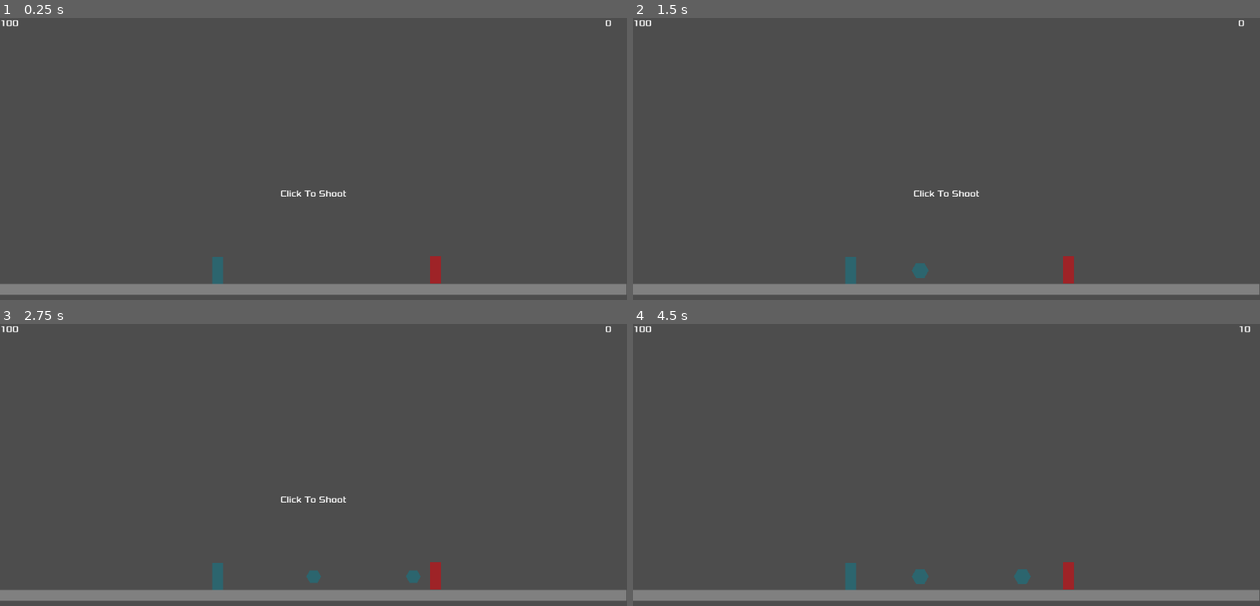
Above: before the commit, frames 1-4 (two rows, left to right).
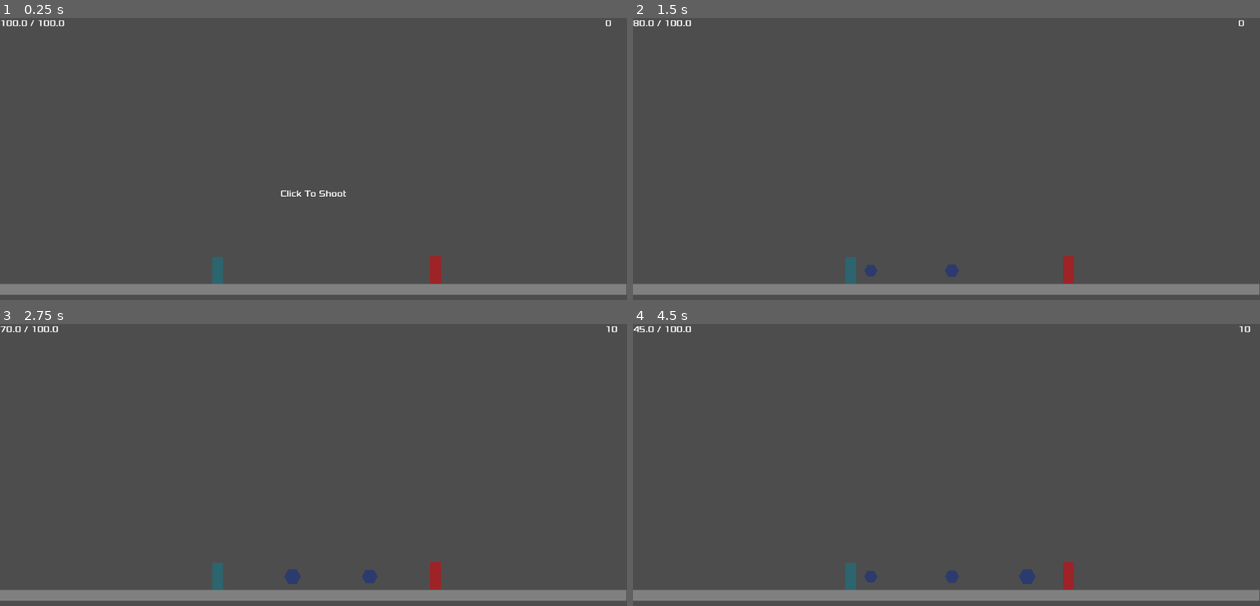
Above: after the commit, the same moments.

Repository: EonViljoen/MerlinEngine
Game: Godot game, scene res://main.tscn
Two runs of this game, one before a commit and one after it. Both use one fixed random seed, a clock stepped at 60 frames per second and the inputs below.
Inputs (mouse positions are in pixels of both pictures, inside the frame that each line leads up to):
- Up to frame 1 (0.25 s): no input
- Up to frame 2 (1.5 s): tap Enter at 0.5, 1.25 s; move the mouse to (1084, 175) at 0.52 s; click (1084, 175) at 0.6 s; move the mouse to (821, 212) at 1.27 s; click (821, 212) at 1.35 s
- Up to frame 3 (2.75 s): tap Enter at 2 s; move the mouse to (376, 422) at 2.02 s; click (376, 422) at 2.1 s
- Up to frame 4 (4.5 s): tap Enter at 2.75 s; move the mouse to (915, 569) at 2.77 s; click (915, 569) at 2.85 s; move the mouse to (1134, 552) at 3.52 s; click (1134, 552) at 3.6 s; move the mouse to (758, 448) at 4.27 s; click (758, 448) at 4.35 s

The runs differ from the first frame. In frame 1, less than 0.1% of the frame differs, in the area x 3-11%, y 0-4%; in frame 2, 0.5%; in frame 3, 0.6%, in the area x 0-99%, y 0-93%; in frame 4, 0.5%.

Commit message:
Added HUD and Projectile controls

Diff:
--- a/character.tscn
+++ b/character.tscn
@@ -23,7 +23,8 @@
 shape = SubResource("RectangleShape2D_p54rp")
 debug_color = Color(0.741176, 0.32549, 0.207843, 0.160784)
 
-[node name="Timer" type="Timer" parent="."]
+[node name="RegenTimer" type="Timer" parent="."]
+wait_time = 3.0
 autostart = true
 
-[connection signal="timeout" from="Timer" to="." method="_on_timer_timeout"]
+[connection signal="timeout" from="RegenTimer" to="." method="_on_timer_timeout"]
--- a/hud.tscn
+++ b/hud.tscn
@@ -41,10 +41,8 @@
 size_flags_horizontal = 0
 theme_override_fonts/font = ExtResource("1_37p78")
 theme_override_font_sizes/font_size = 16
-text = "100"
 
 [node name="MessageTimer" type="Timer" parent="."]
-wait_time = 3.0
 one_shot = true
 autostart = true
 
--- a/main.tscn
+++ b/main.tscn
@@ -10,7 +10,7 @@
 [sub_resource type="RectangleShape2D" id="RectangleShape2D_e1sso"]
 size = Vector2(1152, 20)
 
-[node name="Main" type="Node2D"]
+[node name="Battle" type="Node2D"]
 
 [node name="StaticBody2D" type="StaticBody2D" parent="."]
 
@@ -28,6 +28,10 @@
 [node name="Player" parent="." instance=ExtResource("1_145mt")]
 modulate = Color(0, 0.52549, 0.615686, 0.419608)
 position = Vector2(400, 464)
+roundingStep = 0.01
+currentManaAmount = 100.0
+maxManaAmount = 100.0
+manaRegenRate = 0.05
 
 [node name="Enemy" parent="." groups=["Targets"] instance=ExtResource("1_145mt")]
 modulate = Color(0.882353, 0, 0.027451, 0.545098)
@@ -37,4 +41,7 @@
 
 [node name="HUD" parent="." instance=ExtResource("3_h2yge")]
 
+[connection signal="input_event" from="Player" to="Player" method="_on_input_event"]
+[connection signal="setManaHUD" from="Player" to="HUD" method="_on_player_set_mana_hud"]
+[connection signal="setMessageHUD" from="Player" to="HUD" method="_on_player_set_message_hud"]
 [connection signal="enemyDamage" from="Enemy" to="HUD" method="_on_enemy_enemy_damage"]
--- a/project.godot
+++ b/project.godot
@@ -14,3 +14,11 @@
 run/main_scene="res://main.tscn"
 config/features=PackedStringArray("4.4", "Forward Plus")
 config/icon="res://icon.svg"
+
+[input]
+
+LeftMouseClick={
+"deadzone": 0.2,
+"events": [Object(InputEventMouseButton,"resource_local_to_scene":false,"resource_name":"","device":-1,"window_id":0,"alt_pressed":false,"shift_pressed":false,"ctrl_pressed":false,"meta_pressed":false,"button_mask":0,"position":Vector2(0, 0),"global_position":Vector2(0, 0),"factor":1.0,"button_index":1,"canceled":false,"pressed":false,"double_click":false,"script":null)
+]
+}
--- a/projectile.tscn
+++ b/projectile.tscn
@@ -24,6 +24,7 @@
 segments = 6
 
 [node name="Polygon2D" type="Polygon2D" parent="RigidBody2D"]
+color = Color(0.688392, 0.268126, 1, 1)
 script = ExtResource("3_dgwo2")
 projectileScaleFactor = 1.3
 
@@ -32,5 +33,6 @@
 [node name="CollisionShape2D" type="CollisionShape2D" parent="RigidBody2D/Area2D"]
 position = Vector2(0, -2.84217e-14)
 shape = SubResource("CircleShape2D_xuxxp")
+debug_color = Color(0.512864, 0.42195, 1, 0.42)
 
 [connection signal="body_entered" from="RigidBody2D" to="." method="_on_rigid_body_2d_body_entered"]
--- a/scripts/hud.gd
+++ b/scripts/hud.gd
@@ -1,16 +1,26 @@
 extends CanvasLayer
 
-func _ready() -> void:
-	$MessageLabel.connect("enemyDamage", _on_enemy_enemy_damage)
-
-func show_message(text):
-	$MessageLabel.text = text
+func show_message(message):
+	$MessageLabel.text = message
 	$MessageLabel.show()
 	$MessageTimer.start()
+
+#func set_mana(currentManaAmount, maxManaAmount):
+
 
 func _on_message_timer_timeout():
 	$MessageLabel.hide()
 
-
 func _on_enemy_enemy_damage(amount):
 	$DamageLabel.text = str(amount)
+
+#func _mana_regen(amount):
+	#$DamageLabel.text = str(manaRegenRate)
+
+
+func _on_player_set_mana_hud(currentManaAmount, maxManaAmount):
+	$ManaLabel.text = str(currentManaAmount) + ' / ' + str(maxManaAmount)
+
+
+func _on_player_set_message_hud(message) -> void:
+	show_message(message)
--- a/scripts/player.gd
+++ b/scripts/player.gd
@@ -4,13 +4,50 @@
 @onready var colShape: CollisionShape2D = $CollisionShape2D
 
 @export var projectileScene: PackedScene
+@export var roundingStep: float
+
 @export var spawnRange : float
+@export var currentManaAmount: float
+@export var maxManaAmount: float
+@export var manaRegenRate: float
+
+signal setManaHUD
+signal setMessageHUD
+
+func _ready():
+	setCurrentMana()
+	#setSpawnRange()
+
+func _process(_delta):
+	if Input.is_action_just_released("LeftMouseClick"):
+		castSpell()
+
+func setCurrentMana():
+		setManaHUD.emit(currentManaAmount, maxManaAmount)
+
+func regenMana():
+	if currentManaAmount != maxManaAmount:
+		currentManaAmount += snapped(maxManaAmount * manaRegenRate, roundingStep)
+
+		if currentManaAmount > maxManaAmount:
+			currentManaAmount = maxManaAmount
+
+		setManaHUD.emit(currentManaAmount, maxManaAmount)
+
 
 func castSpell():
-	var spell: Node2D = projectileScene.instantiate()
-	self.add_child(spell)
-	spell.global_position.x = self.global_position.x + spawnRange
+	if currentManaAmount >= 10:
+
+		currentManaAmount -= 10 # Have to do something like using spells nodes which stores cost etc
+		setCurrentMana()
+
+		var spell: Node2D = projectileScene.instantiate()
+		self.add_child(spell)
+		spell.global_position.x = self.global_position.x + spawnRange
+
+	else:
+		setMessageHUD.emit('Not Enough Mana')
 
 
-func _on_timer_timeout() -> void:
-	castSpell()
+func _on_timer_timeout():
+	regenMana()
--- a/scripts/projectile.gd
+++ b/scripts/projectile.gd
@@ -8,11 +8,7 @@
 func _ready() -> void:
 	$Area2D.connect("body_entered", _on_rigid_body_2d_body_entered)
 	create_circle(projectileRadius)
-	#pulse()
 
-#func _process(delta: float) -> void:
-	#print(global_position)
-	#print(linear_velocity)
 
 func _on_rigid_body_2d_body_entered(body: RigidBody2D) -> void:
 	if body.is_in_group("Targets"):
@@ -27,9 +23,3 @@
 		polyPoints.append(Vector2(cos(angle) * radius, sin(angle) * radius))
 
 	polygon.polygon = polyPoints
-#
-#func pulse():
-	#var tween = create_tween().set_trans(Tween.TRANS_SINE).set_ease(Tween.EASE_IN_OUT).set_loops()
-#
-	#tween.tween_property(self, "scale", Vector2(projectileScaleFactor, projectileScaleFactor), 0.5)
-	#tween.tween_property(self, "scale", Vector2(1, 1), 0.5)
--- a/scripts/target.gd
+++ b/scripts/target.gd
@@ -1,17 +1,13 @@
 extends RigidBody2D
 
 @export var isDummy: bool
+
 signal enemyDamage
 
-# Called when the node enters the scene tree for the first time.
 func _ready() -> void:
 	contact_monitor = true
 	if isDummy:
 		self.freeze = true
 
-# Called every frame. 'delta' is the elapsed time since the previous frame.
-#func _process(delta: float) -> void:
-	#pass
-
 func take_damage(amount):
 	enemyDamage.emit(amount)
